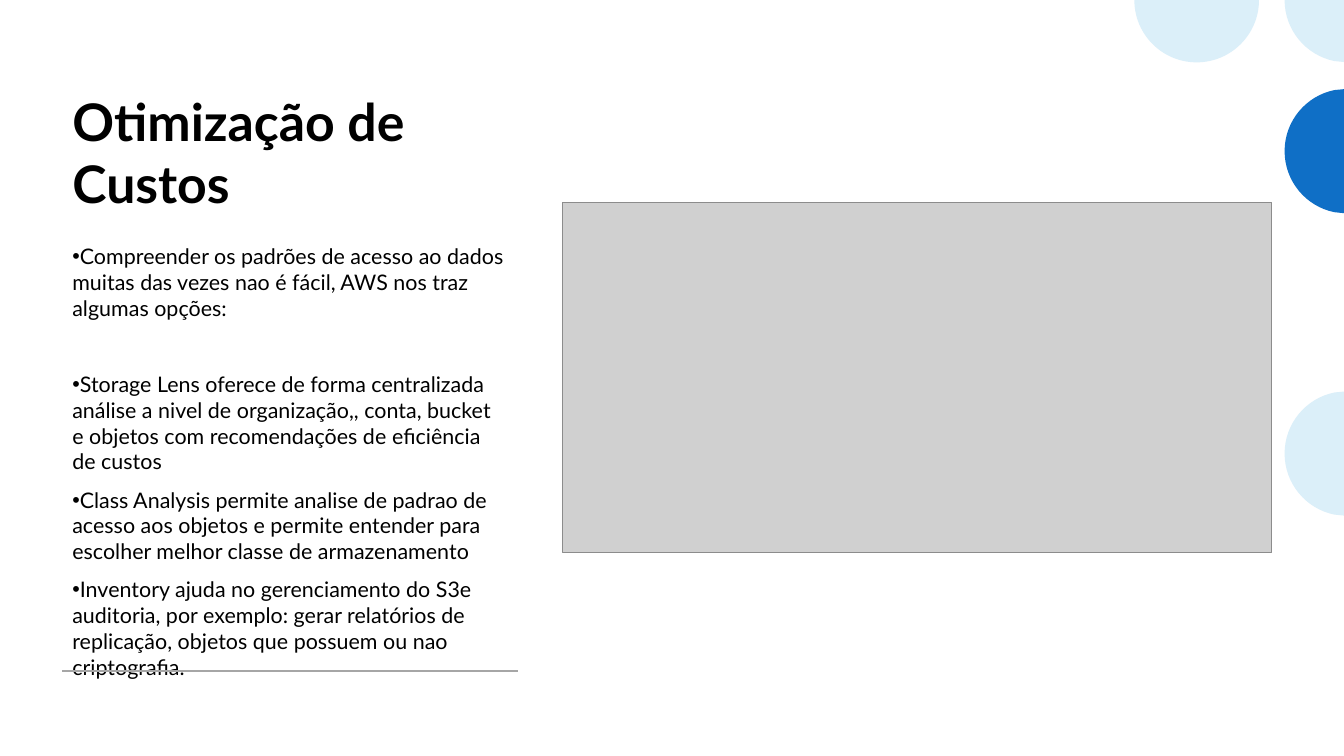
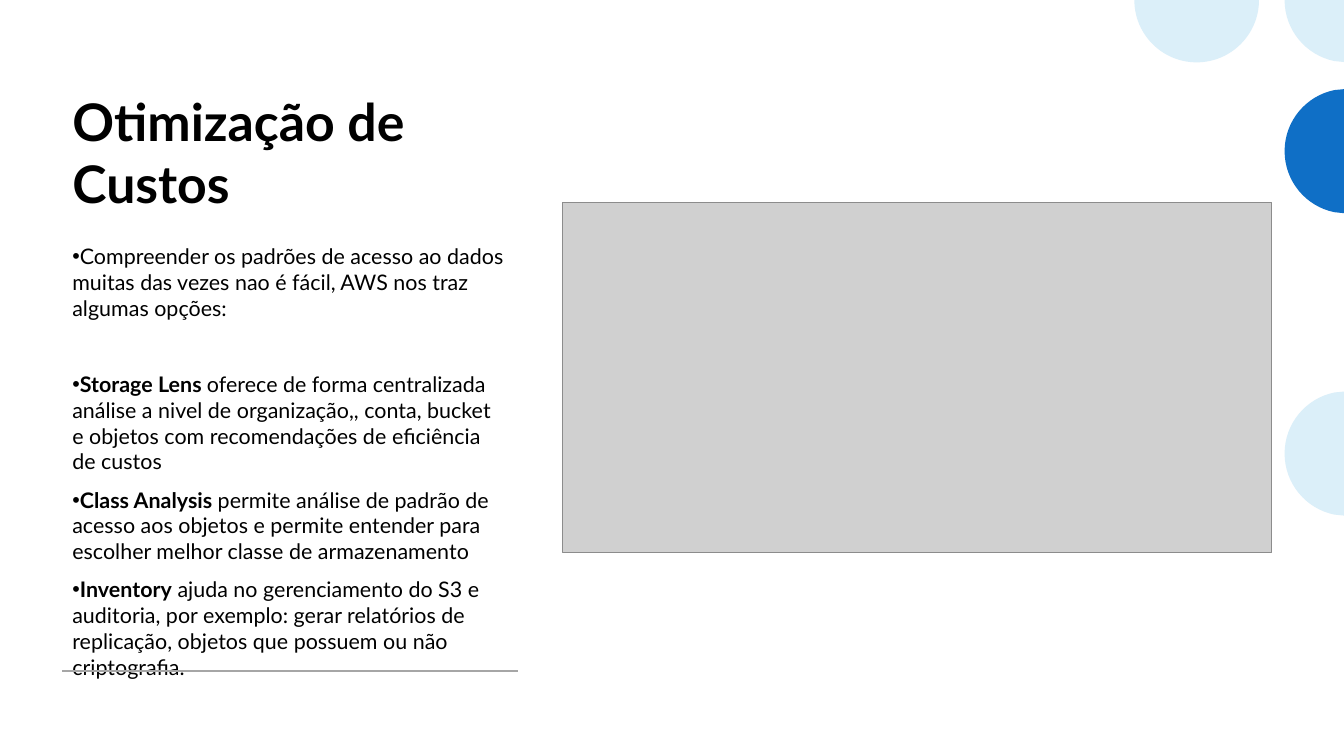
Before and after one commit to alanmourad/docs-aws, a slide deck: slide 18 of aws_work3_s3.pptx (slide 13 before the commit). Drawn at 1344x756 pixels with LibreOffice and Linux fonts; fonts in the diff are those of the drawing; grey boxes stand for pictures. Boxes give left, top, right and bottom in pixels: in the first picture for what was removed or moved away, otherwise in the second. Text is boxed around its words. In the diff, an @@ line names an element or a change of style, - is before the commit and + after.

```diff
--- a/aws_work3_s3.pptx
+++ b/aws_work3_s3.pptx
@@ text at [72,376,491,469]: bold on in "Storage Lens" @@
@@ text at [72,492,488,627]: text changed @@
-• Class Analysis permite analise de padrao de acesso aos objetos e permite entender para escolher melhor classe de armazenamento
-• Inventory ajuda no gerenciamento do S3e auditoria, por exemplo: gerar relatórios de replicação, objetos que possuem ou nao criptografia.
+• Class Analysis permite análise de padrão de acesso aos objetos e permite entender para escolher melhor classe de armazenamento
+• Inventory ajuda no gerenciamento do S3 e auditoria, por exemplo: gerar relatórios de replicação, objetos que possuem ou não criptografia.
```
Also in this commit, not shown: 12 other slides changed, 5 slides added.
